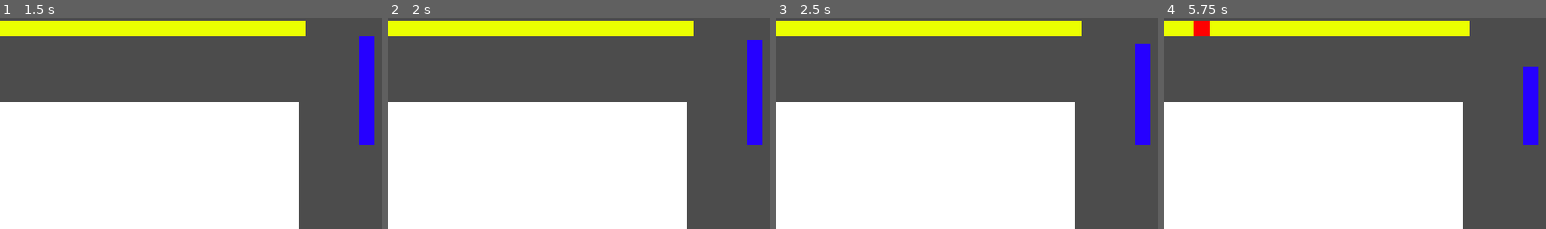
Above: before the commit, frames 1-4 (left to right).
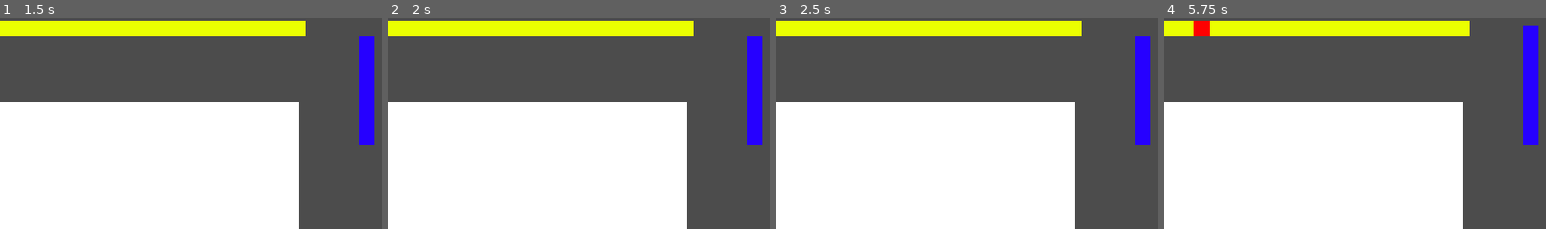
Above: after the commit, the same moments.

Repository: Hazematman/UWGameJam_Winter2023
Game: Godot game, scene res://scenes/TestScene.tscn
Two runs of this game, one before a commit and one after it. Both use one fixed random seed, a clock stepped at 60 frames per second and the inputs below.
Inputs (mouse positions are % of the whole screen's width and height, from its top left):
- Up to frame 1 (1.5 s): move the mouse to (29, 65) at 0.52 s; click (29, 65) at 0.67 s; move the mouse to (52, 65) at 1.27 s; click (52, 65) at 1.42 s
- Up to frame 2 (2 s): no input
- Up to frame 3 (2.5 s): move the mouse to (29, 85) at 2.02 s; click (29, 85) at 2.17 s
- Up to frame 4 (5.75 s): move the mouse to (73, 65) at 2.77 s; click (73, 65) at 2.92 s; move the mouse to (23, 43) at 3.52 s; click (23, 43) at 3.67 s; move the mouse to (73, 85) at 4.27 s; click (73, 85) at 4.42 s; move the mouse to (55, 49) at 5.02 s; click (55, 49) at 5.17 s
The pictures show only the part of the screen within x 38-88%, y 1-51%; the shares and areas given below are measured in that part.

Frame 1 is identical in both runs. In frame 2, less than 0.1% of the frame differs, in the area x 94-98%, y 8-11%; in frame 3, 0.1%; in frame 4, 0.8%, in the area x 94-98%, y 3-24%.

Commit message:
Make water consumption work based on roots

Diff:
--- a/scenes/TestScene.tscn
+++ b/scenes/TestScene.tscn
@@ -33,15 +33,18 @@
 
 [node name="Root" parent="." instance=ExtResource( 3 )]
 position = Vector2( 558, 710 )
-node_path = NodePath("../Cards")
+card_path = NodePath("../Cards")
+player_path = NodePath("../RootGuy")
 
 [node name="Root2" parent="." instance=ExtResource( 3 )]
 position = Vector2( 1000, 710 )
-node_path = NodePath("../Cards")
+card_path = NodePath("../Cards")
+player_path = NodePath("../RootGuy")
 
 [node name="Root3" parent="." instance=ExtResource( 3 )]
 position = Vector2( 1400, 710 )
-node_path = NodePath("../Cards")
+card_path = NodePath("../Cards")
+player_path = NodePath("../RootGuy")
 
 [node name="ProgressBar" parent="." instance=ExtResource( 4 )]
 position = Vector2( 464, 33 )
--- a/scripts/BiomeController.gd
+++ b/scripts/BiomeController.gd
@@ -11,13 +11,13 @@
 	OCEAN,
 }
 
-var biome_drain_rate = {
+const biome_drain_rate = {
 	Biome.FOREST : 0.001,
 	Biome.DESERT : 0.1,
 	Biome.OCEAN : 0.01,
 }
 
-var biome_colors = {
+const biome_colors = {
 	Biome.FOREST : Color.chartreuse,
 	Biome.DESERT : Color.sandybrown,
 	Biome.OCEAN : Color.aqua,
@@ -41,6 +41,7 @@
 
 # Called when the node enters the scene tree for the first time.
 func _ready():
+	character.register_biome(self)
 	set_biome_graphic()
 
 
@@ -50,5 +51,3 @@
 	if progress >= 1.0:
 		change_biome()
 		progress = 0.0
-
-	character.water -= biome_drain_rate[current_biome]
--- a/scripts/CardSelector.gd
+++ b/scripts/CardSelector.gd
@@ -1,4 +1,6 @@
 extends Node2D
+
+const Root = preload("res://scripts/Root.gd")
 
 
 # Declare member variables here. Examples:
@@ -27,7 +29,7 @@
 func _on_Area2D_input_event(_viewport, event, _shape_idx):
 	if event is InputEventMouseButton and event.button_index == BUTTON_LEFT and event.pressed \
 		and current_root != null:
-		current_root.grow_root(current_root.Root.BASIC)
+		current_root.grow_root(Root.Root.FILTER)
 		currently_visible = false
 		current_root = null
 
@@ -35,13 +37,13 @@
 func _on_Area2D2_input_event(_viewport, event, _shape_idx):
 	if event is InputEventMouseButton and event.button_index == BUTTON_LEFT and event.pressed \
 		and current_root != null:
-		current_root.grow_root(current_root.Root.FILTER)
+		current_root.grow_root(Root.Root.FILTER)
 		currently_visible = false
 		current_root = null
 
 func _on_Area2D3_input_event(_viewport, event, _shape_idx):
 	if event is InputEventMouseButton and event.button_index == BUTTON_LEFT and event.pressed \
 		and current_root != null:
-		current_root.grow_root(current_root.Root.EATER)
+		current_root.grow_root(Root.Root.FILTER)
 		currently_visible = false
 		current_root = null
--- a/scripts/Root.gd
+++ b/scripts/Root.gd
@@ -1,14 +1,8 @@
 extends Node2D
-
 
 # Declare member variables here. Examples:
 # var a = 2
 # var b = "text"
-
-enum State {
-	DEFAULT,
-	SELECT_ROOT,
-}
 
 enum Root {
 	BASIC,
@@ -16,20 +10,27 @@
 	EATER,
 }
 
+const root_drain = {
+	Root.BASIC : 0.001,
+	Root.FILTER : 0.001,
+	Root.EATER : -0.001,
+}
+
 var mouse_over = false
 var root = null
-var state = State.DEFAULT
+var current_root = null
 
-export(NodePath) var node_path
-onready var card_selector = get_node(node_path)
+export(NodePath) var card_path
+onready var card_selector = get_node(card_path)
 
-onready var cards = get_node("Cards")
+export(NodePath) var player_path
+onready var player = get_node(player_path)
 
 const root_basic = preload("res://scenes/RootBasic.tscn")
 
 func grow_root(type):
 	assert(root == null, "Can't grow root when one already exists")
-	state = State.DEFAULT
+	current_root = type
 	root = root_basic.instance()
 	add_child(root)
 	root.get_node("Area2D").connect("input_event", self, "_on_root_click")
@@ -38,14 +39,15 @@
 	remove_child(root)
 	root.queue_free()
 	root = null
+	current_root = null
 
 # Called when the node enters the scene tree for the first time.
 func _ready():
-	pass # Replace with function body.
+	player.register_root(self)
 
 func _input(event):
 	if event is InputEventMouseButton and event.button_index == BUTTON_LEFT and event.pressed:
-		if mouse_over and state == State.DEFAULT and root == null:
+		if mouse_over and root == null:
 			card_selector.set_root(self)
 
 # Called every frame. 'delta' is the elapsed time since the previous frame.
--- a/scripts/RootGuy.gd
+++ b/scripts/RootGuy.gd
@@ -1,5 +1,7 @@
 extends Node2D
 
+const Root = preload("res://scripts/Root.gd")
+const Biome = preload("res://scripts/BiomeController.gd")
 
 # Declare member variables here. Examples:
 # var a = 2
@@ -7,6 +9,17 @@
 var water = 1.0
 var nutrient = 1.0
 
+var roots = []
+var biome = null
+
+func register_root(root):
+	roots.append(root)
+
+func register_biome(biome_node):
+	biome = biome_node
+
+func game_over():
+	print("GAME OVER")
 
 # Called when the node enters the scene tree for the first time.
 func _ready():
@@ -22,3 +35,17 @@
 	nutrient = nutrient - 0.01
 	if nutrient < 0:
 		nutrient = 1.0
+
+	var drain = 0
+	for root in roots:
+		if root.current_root != null:
+			drain -= Root.root_drain[root.current_root]
+
+	drain += Biome.biome_drain_rate[biome.current_biome]
+
+	water -= drain
+
+	if water >= 1.0:
+		water = 1.0
+	elif water <= 0.0:
+		game_over()
